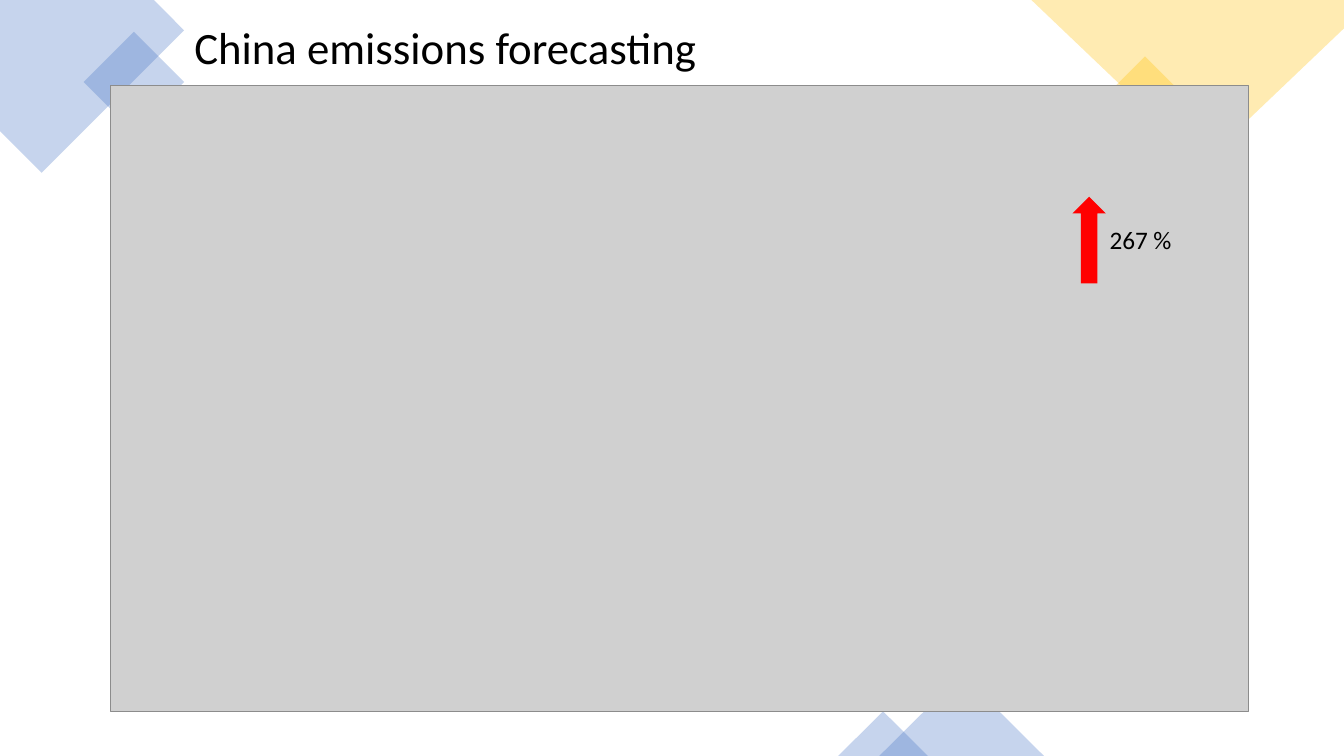
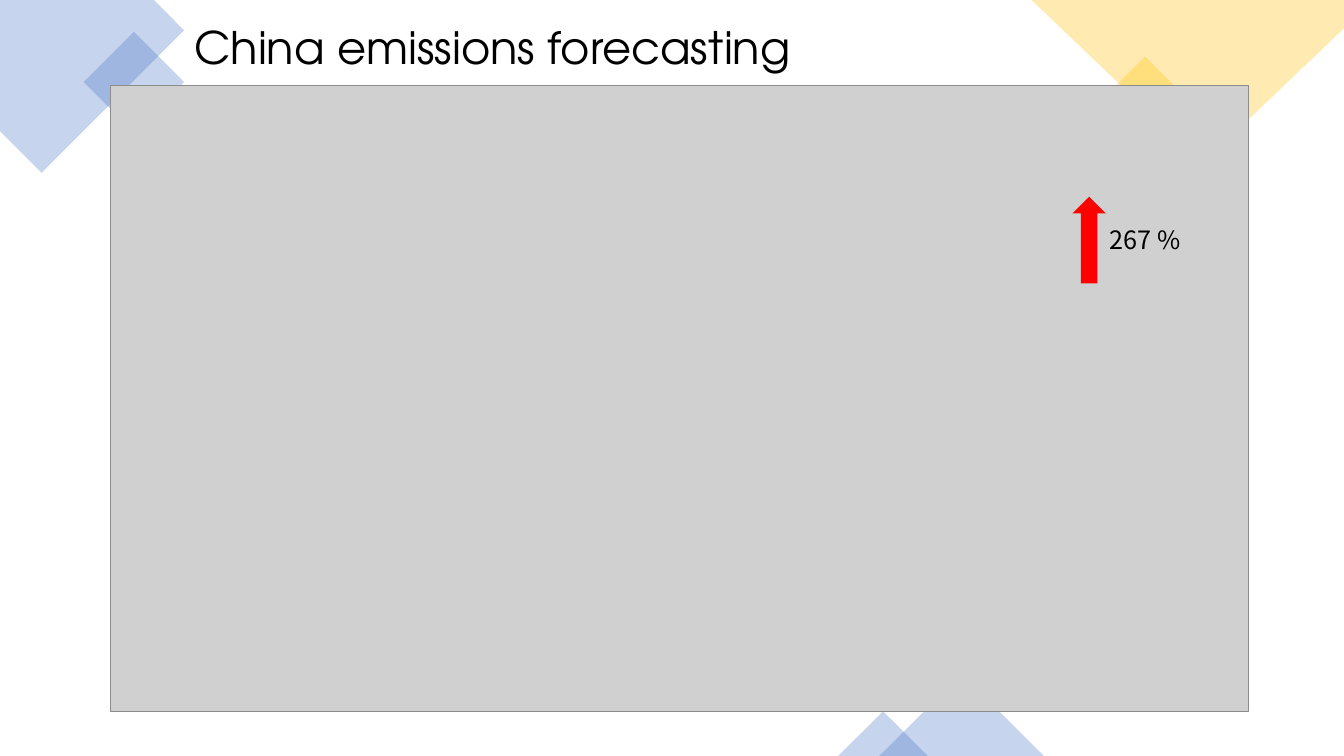
Before and after one commit to danilogiarlini/Global-CO2-Emission-Forecasting, a slide deck: slide 12 of Visualization/GlobalCO2Emission.pptx. Drawn at 1344x756 pixels with LibreOffice and Linux fonts; fonts in the diff are those of the drawing; grey boxes stand for pictures. Boxes give left, top, right and bottom in pixels: in the first picture for what was removed or moved away, otherwise in the second. Text is boxed around its words. In the diff, an @@ line names an element or a change of style, - is before the commit and + after.

```diff
--- a/Visualization/GlobalCO2Emission.pptx
+++ b/Visualization/GlobalCO2Emission.pptx
@@ text "China emissions forecasting" at <box>194,30,791,86</box>: font Calibri to TeX Gyre Adventor @@
@@ text "267 %" at <box>1110,230,1152,250</box>: font Calibri to Noto Sans CJK SC @@
```
Also in this commit, not shown: 13 other slides changed.
